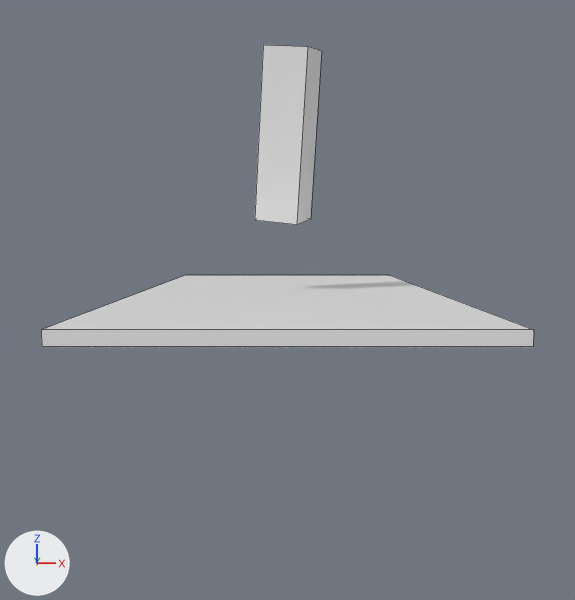
One commit to the Blender file blend-files/1.blend: the scene before it, then after it.
One viewpoint serves both versions: a camera (50 mm lens) standing at (0.0, -8.62, 0.64) and looking at (0.0, 0.02, -0.04). The lights are fixed; the arrows at lower left show +X, +Y and +Z. Mesh edges are drawn as thin lines.

Before the edit, the objects in view are built like this:
```python
me_cube = bpy.data.meshes.new('Cube')
me_cube.from_pydata(...)  # a box spanning x -1.0..1.0, y -1.0..1.0, z -1.0..1.0
me_cube.materials.append(mat_material)  # white #e7e7e7
me_cube_002 = bpy.data.meshes.new('Cube.002')
me_cube_002.from_pydata(...)  # a box spanning x -1.0..1.0, y -1.0..1.0, z -1.0..1.0
me_cube_002.materials.append(mat_material)  # white #e7e7e7
ob_cube = bpy.data.objects.new('Cube', me_cube)
ob_cube.location = (0.0, 0.07, 1.72)
ob_cube.rotation_euler = (0.139, 0.108, -0.318)  # degrees (8, 6.2, -18)
ob_cube.scale = (0.242, 0.243, 0.906)
ob_flooor = bpy.data.objects.new('Flooor', me_cube_002)
ob_flooor.location = (0.0, 0.0, 0.0)
ob_flooor.scale = (1.56, 3.58, 0.0552)
```
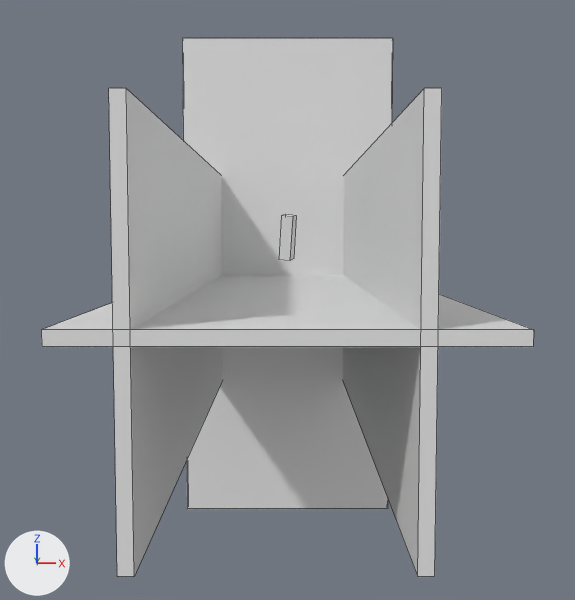
The newer file is also rescaled (x3.451), turned or shifted as a whole; pictures and numbers use the older file's frame.

Changed parts and their boxes (x1, y1, x2, y2) in the pictures (575 x 600 px):
'Flooor.003', added
    after: (182, 38, 393, 509)
'Flooor.002', added
    after: (109, 88, 223, 577)
'Flooor.001', added
    after: (343, 88, 442, 577)
'Cube', moved, rescaled (74% narrower, 73% shorter)
    before: (255, 45, 322, 225)
    after: (279, 214, 296, 261)

Patch to the scene script:
```diff
--- a/blend-files/1.blend.py
+++ b/blend-files/1.blend.py
@@ ob_cube @@
 ob_cube = bpy.data.objects.new('Cube', me_cube)
-ob_cube.location = (0.0, 0.07, 1.72)
+ob_cube.location = (0.0, 1.22, 0.63)
 ob_cube.rotation_euler = (0.139, 0.108, -0.318)  # degrees (8, 6.2, -18)
-ob_cube.scale = (0.242, 0.243, 0.906)
+ob_cube.scale = (0.0727, 0.0727, 0.272)
@@ ob_flooor_003 @@
+ob_flooor_003 = bpy.data.objects.new('Flooor.003', me_cube_002.copy())  # the mesh of ob_flooor
+ob_flooor_003.location = (0.0, 3.57, 0.0)
+ob_flooor_003.rotation_euler = (1.571, 0.0, 0.0)  # degrees (90, 0, 0)
+ob_flooor_003.scale = (1.56, 3.58, 0.0552)
@@ ob_flooor_002 @@
+ob_flooor_002 = bpy.data.objects.new('Flooor.002', me_cube_002.copy())  # the mesh of ob_flooor
+ob_flooor_002.location = (-1.05, 0.0, 0.0)
+ob_flooor_002.rotation_euler = (0.0, 1.571, 0.0)  # degrees (0, 90, 0)
+ob_flooor_002.scale = (1.56, 3.58, 0.0552)
@@ ob_flooor_001 @@
+ob_flooor_001 = bpy.data.objects.new('Flooor.001', me_cube_002.copy())  # the mesh of ob_flooor
+ob_flooor_001.location = (0.9, 0.0, 0.0)
+ob_flooor_001.rotation_euler = (0.0, 1.571, 0.0)  # degrees (0, 90, 0)
+ob_flooor_001.scale = (1.56, 3.58, 0.0552)
```
